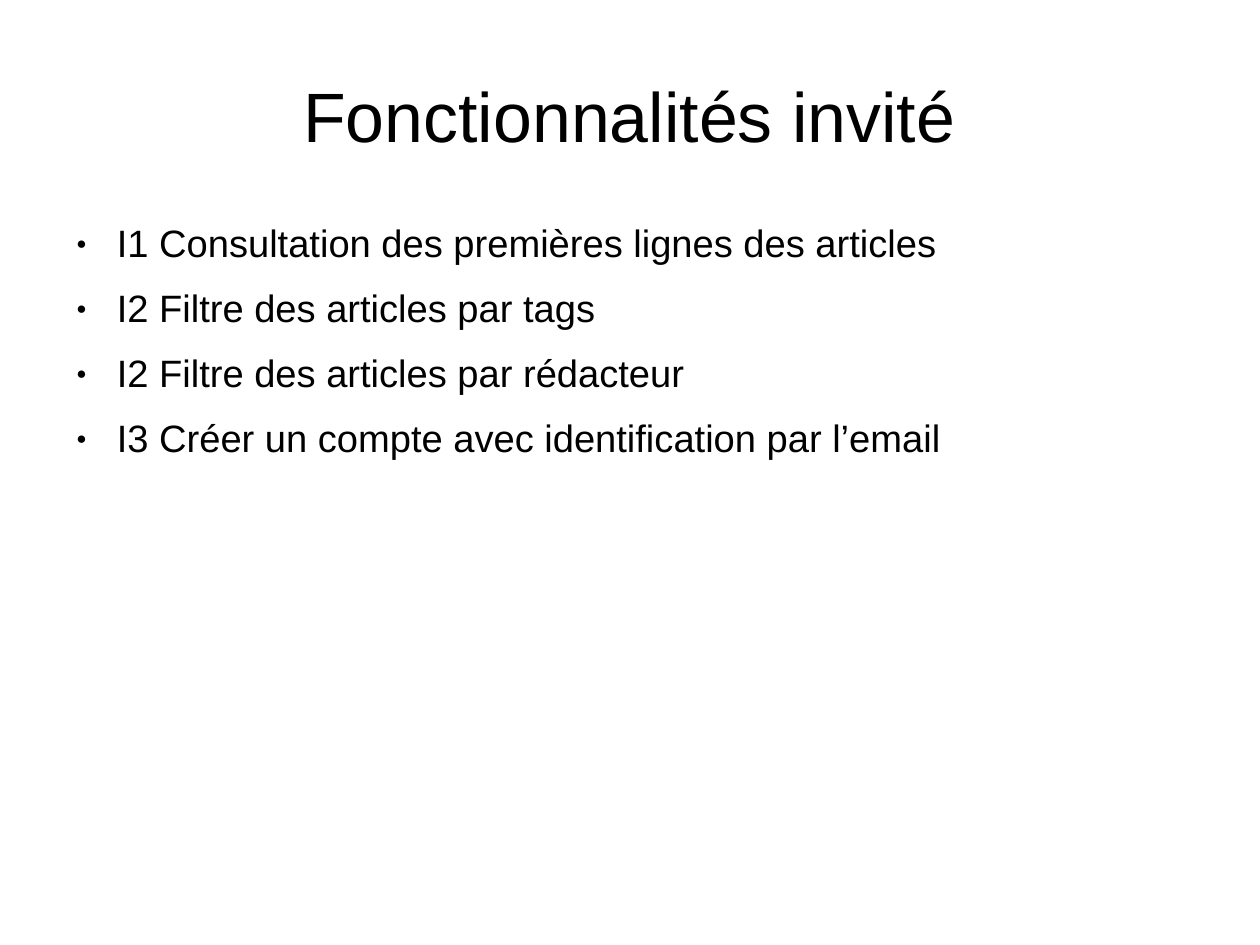
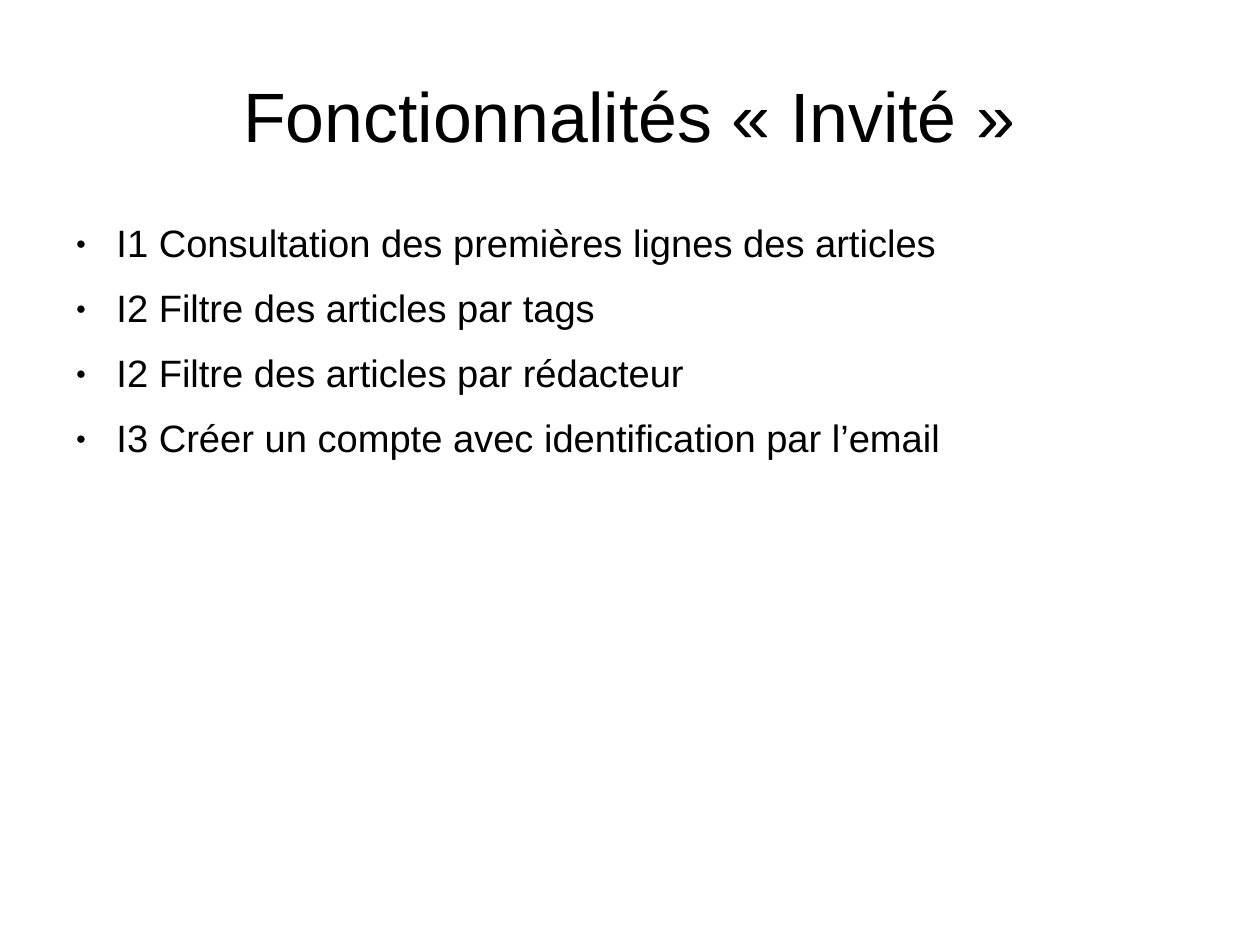
Before and after one commit to Wathil/POECNews, a slide deck: slide 12 of presentation.ppt (slide 10 before the commit). Drawn at 1260x945 pixels with LibreOffice and Linux fonts; fonts in the diff are those of the drawing. Boxes give left, top, right and bottom in pixels: in the first picture for what was removed or moved away, otherwise in the second. Text is boxed around its words. In the diff, an @@ line names an element or a change of style, - is before the commit and + after.

```diff
--- a/presentation.ppt
+++ b/presentation.ppt
@@ title at <box>243,90,957,143</box>: text changed @@
-Fonctionnalités invité
+Fonctionnalités « Invité »
```
Also in this commit, not shown: 11 other slides changed, 3 slides added, 1 slide removed.
